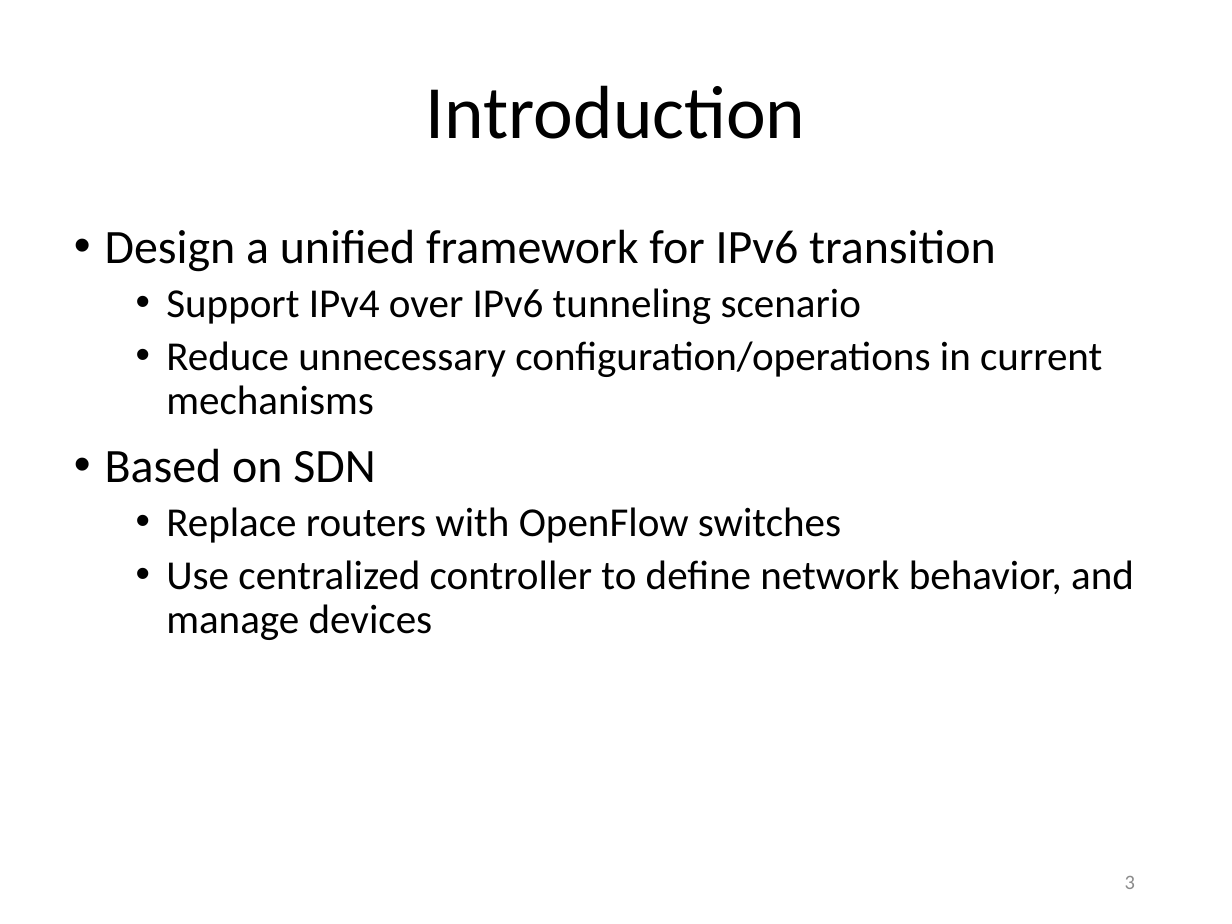
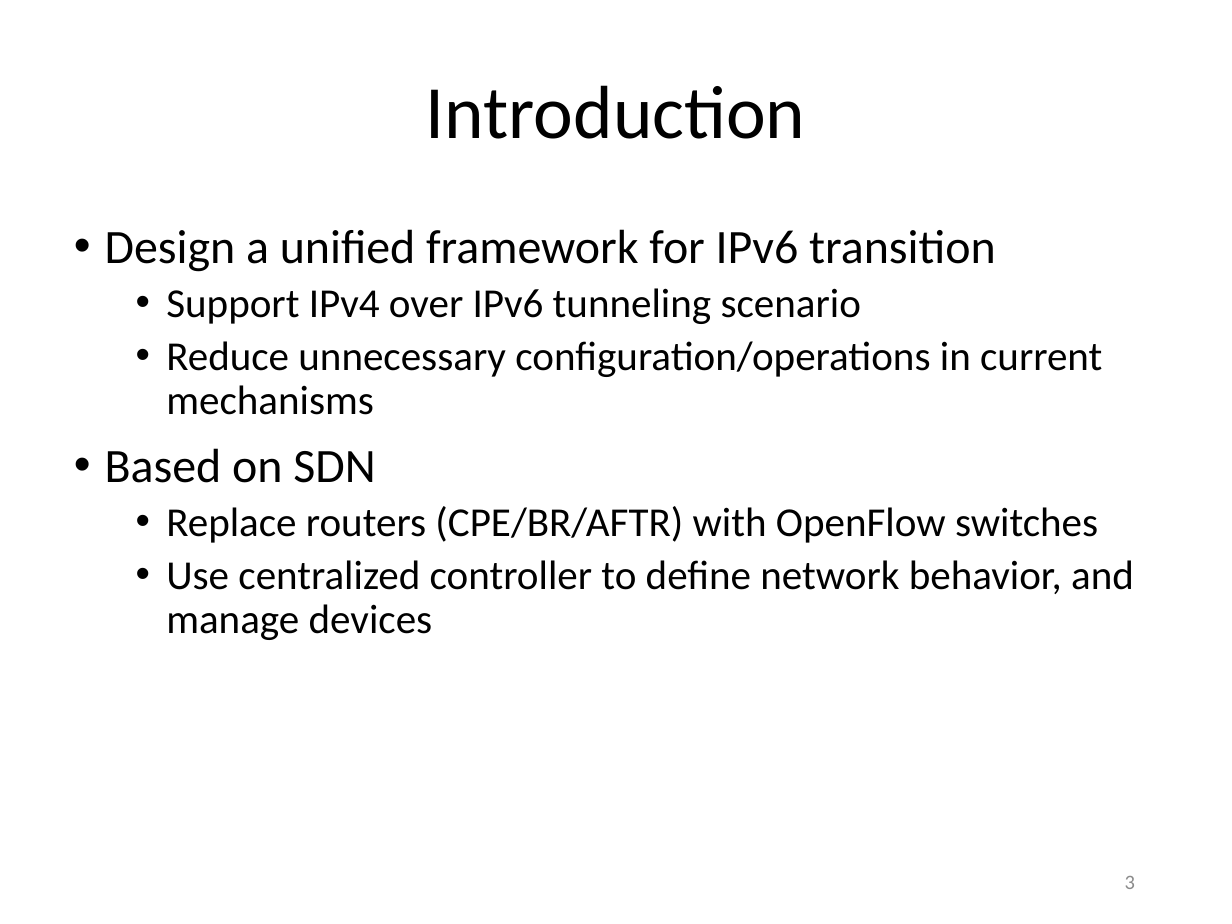
Before and after one commit to gnocuil/draft-sdn, a slide deck: slide 3 of Unified IPv6 Transition Framework With Flow-based Forwarding.pptx. Drawn at 1232x924 pixels with LibreOffice and Linux fonts; fonts in the diff are those of the drawing. Boxes give left, top, right and bottom in pixels: in the first picture for what was removed or moved away, otherwise in the second. Text is boxed around its words. In the diff, an @@ line names an element or a change of style, - is before the commit and + after.

```diff
--- a/Unified IPv6 Transition Framework With Flow-based Forwarding.pptx
+++ b/Unified IPv6 Transition Framework With Flow-based Forwarding.pptx
@@ text at (166, 506, 1098, 543): text changed @@
-  • Replace routers with OpenFlow switches
+  • Replace routers (CPE/BR/AFTR) with OpenFlow switches
```
Also in this commit, not shown: 5 other slides changed.
